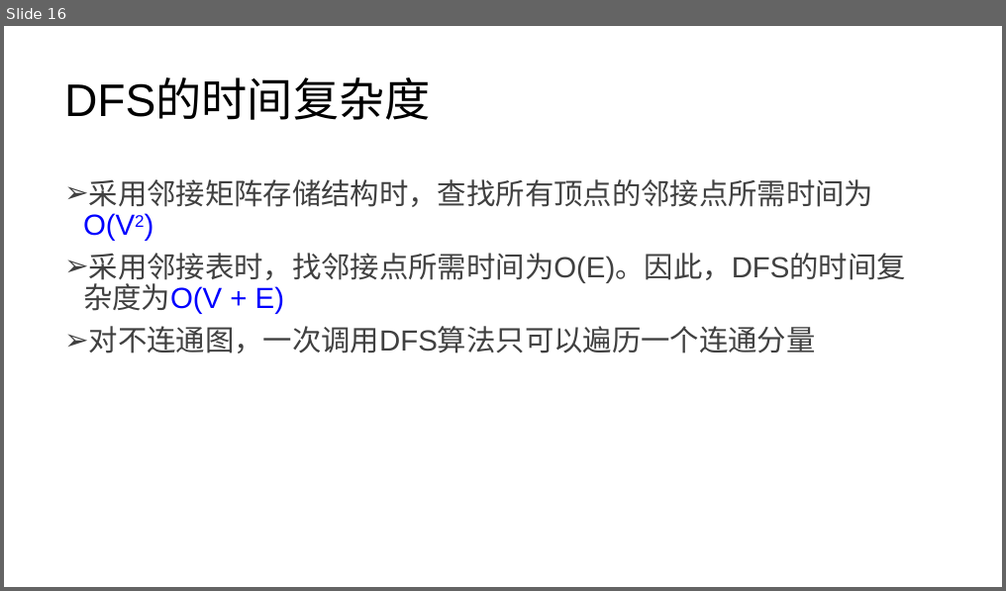
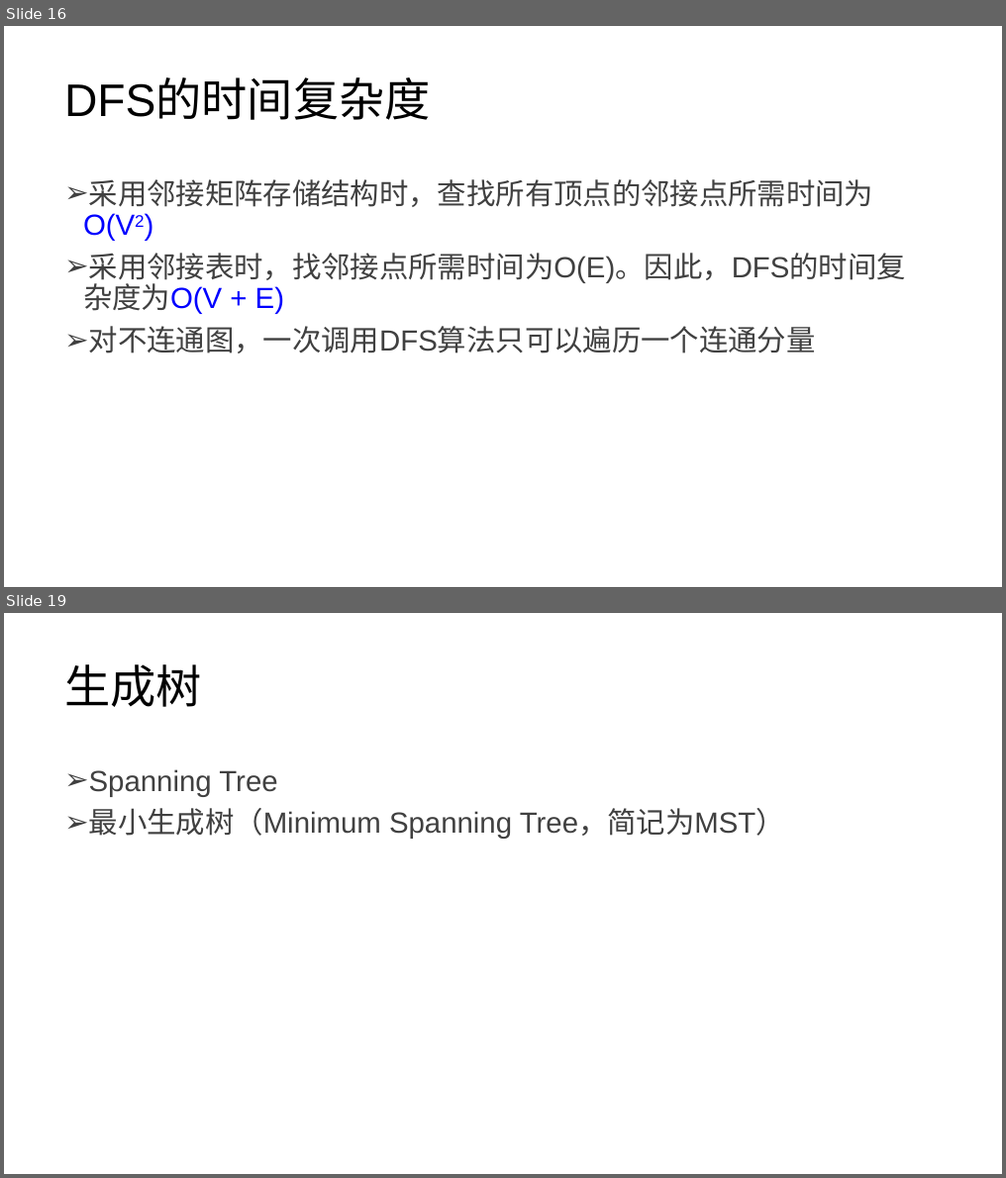
Before and after one commit to lezhang-thu/data-structure, a slide deck: 图/2022秋季-数据结构-第6章-图a.pptx. Shown one above the other, each under a label of ours: slide 16 before the commit, slides 16 and 19 after it; the slides between them are not shown. The pictures are 1006x591 and 1006x1178 pixels, drawn with LibreOffice and Linux fonts; fonts in the diff are those of the drawing. Boxes give left, top, right and bottom in pixels: in the first picture for what was removed or moved away, otherwise in the second. Text is boxed around its words. In the diff, an @@ line names an element or a change of style, - is before the commit and + after.

```diff
--- a/图/2022秋季-数据结构-第6章-图a.pptx
+++ b/图/2022秋季-数据结构-第6章-图a.pptx
@@ slide 19 added at (4, 613, 1002, 1174), background #FFFFFF @@
@@ title added at (64, 664, 202, 707), 44 pt, text #000000 @@
+生成树
@@ text added at (89, 769, 785, 839), 28 pt, text #404040 @@
+➢ Spanning Tree
+➢ 最小生成树（Minimum Spanning Tree，简记为MST）
```
Also in this commit, not shown: 2 slides changed, 5 other slides added, 7 other files.
